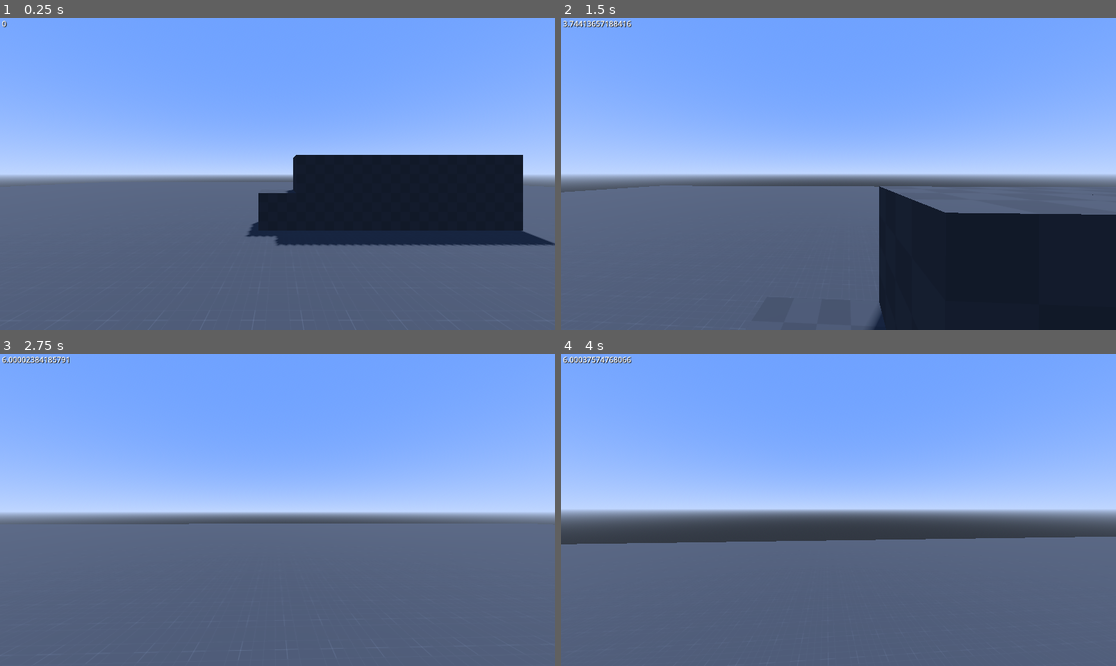
Above: before the commit, frames 1-4 (two rows, left to right).
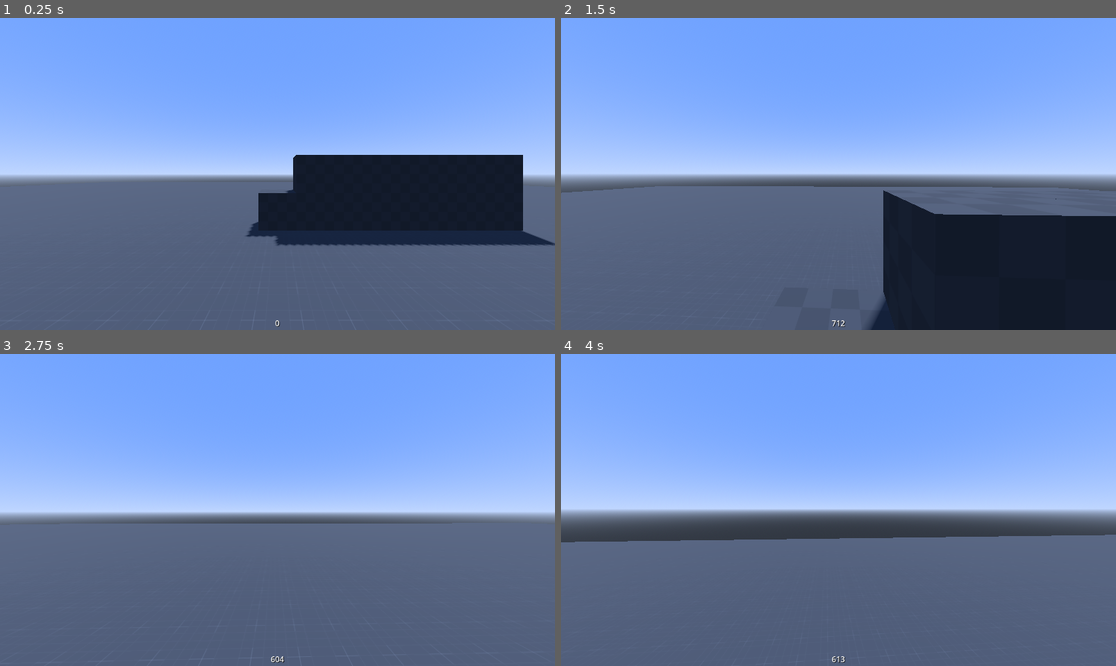
Above: after the commit, the same moments.

Repository: mvahaste/quake-like-movement-gd
Game: Godot game, scene res://Main.tscn
Two runs of this game, one before a commit and one after it. Both use one fixed random seed, a clock stepped at 60 frames per second and the inputs below.
Inputs (mouse positions are in pixels of both pictures, inside the frame that each line leads up to):
- Up to frame 1 (0.25 s): no input
- Up to frame 2 (1.5 s): tap Enter at 0.5 s; move the mouse to (866, 174) at 0.52 s; hold W (move_forward) from 0.53 s (still down); tap Space (jump) at 0.6, 0.77, 1.07, 1.35 s; move the mouse to (810, 174) at 1.27 s
- Up to frame 3 (2.75 s): keep holding W (move_forward); tap Space (jump) at 1.52, 1.82, 2.1 s; move the mouse to (288, 503) at 2.02 s
- Up to frame 4 (4 s): keep holding W (move_forward); move the mouse to (832, 516) at 2.77 s; tap Space (jump) at 2.85, 3.02, 3.32, 3.6, 3.77 s; move the mouse to (877, 513) at 3.52 s

The runs differ from the first frame. In frame 1, less than 0.1% of the frame differs, in the area x 0-51%, y 0-99%; in frame 2, 1.0%, in the area x 0-100%, y 0-100%; in frame 3, 0.3%; in frame 4, 0.8%.

Commit message:
*

Diff:
--- a/Main.tscn
+++ b/Main.tscn
@@ -37,6 +37,27 @@
 
 [node name="Box" parent="Env/Objects/Boxes" instance=ExtResource("2_2us5x")]
 transform = Transform3D(1, 0, 0, 0, 1, 0, 0, 0, 1, 0, 0.5, -5)
+
+[node name="Box16" parent="Env/Objects/Boxes" instance=ExtResource("2_2us5x")]
+transform = Transform3D(0.866025, -0.5, 0, 0.5, 0.866025, 0, 0, 0, 1, 4, -0.2, 0)
+
+[node name="Box17" parent="Env/Objects/Boxes" instance=ExtResource("2_2us5x")]
+transform = Transform3D(0.866025, -0.5, 0, 0.5, 0.866025, 0, 0, 0, 1, 5, -0.2, 0)
+
+[node name="Box18" parent="Env/Objects/Boxes" instance=ExtResource("2_2us5x")]
+transform = Transform3D(0.866025, -0.5, 0, 0.5, 0.866025, 0, 0, 0, 1, 6, -0.2, 0)
+
+[node name="Box19" parent="Env/Objects/Boxes" instance=ExtResource("2_2us5x")]
+transform = Transform3D(0.866025, -0.5, 0, 0.5, 0.866025, 0, 0, 0, 1, 7, -0.2, 0)
+
+[node name="Box20" parent="Env/Objects/Boxes" instance=ExtResource("2_2us5x")]
+transform = Transform3D(0.866025, -0.5, 0, 0.5, 0.866025, 0, 0, 0, 1, 8, -0.2, 0)
+
+[node name="Box21" parent="Env/Objects/Boxes" instance=ExtResource("2_2us5x")]
+transform = Transform3D(0.866025, -0.5, 0, 0.5, 0.866025, 0, 0, 0, 1, 9, -0.2, 0)
+
+[node name="Box22" parent="Env/Objects/Boxes" instance=ExtResource("2_2us5x")]
+transform = Transform3D(0.866025, -0.5, 0, 0.5, 0.866025, 0, 0, 0, 1, 9, -0.2, 0)
 
 [node name="Box2" parent="Env/Objects/Boxes" instance=ExtResource("2_2us5x")]
 transform = Transform3D(1, 0, 0, 0, 1, 0, 0, 0, 1, 1, 0.5, -5)
--- a/PlayerController.gd
+++ b/PlayerController.gd
@@ -10,8 +10,8 @@
 var v_max_speed: float = 6
 var v_max_air_speed: float = 0.1 * v_max_speed
 var v_accel: float = 10 * v_max_speed
-var v_gravity: float = 15
-var v_jump_velocity: float = v_gravity / 2.75
+var v_gravity: float = 20
+var v_jump_velocity: float = v_gravity / 3.25
 var v_terminal_velocity: float = v_gravity * -3
 
 var vertical_velocity: float = 0
@@ -28,14 +28,13 @@
 		$Head.rotation.x = clamp($Head.rotation.x, deg_to_rad(-89), deg_to_rad(89))
 
 	if Input.is_action_just_pressed("escape"):
-		get_tree().quit()
+		if Input.get_mouse_mode() == Input.MOUSE_MODE_VISIBLE:
+			Input.set_mouse_mode(Input.MOUSE_MODE_CAPTURED)
+		else:
+			Input.set_mouse_mode(Input.MOUSE_MODE_VISIBLE)
 
 
-func _process(_delta: float) -> void:
-	$Head/VelocityLabel.text = str(velocity.length())
-
-
-func _physics_process(delta: float) -> void:
+func _process(delta: float) -> void:
 	var forward_input: float = Input.get_action_strength("move_backward") - Input.get_action_strength("move_forward")
 	var strafe_input: float = Input.get_action_strength("move_right") - Input.get_action_strength("move_left")
 
@@ -56,16 +55,47 @@
 		if vertical_velocity >= v_terminal_velocity:
 			vertical_velocity -= v_gravity * delta
 
-		move_ground(velocity, wishdir, delta)
+		move_air(velocity, wishdir, delta)
 		print("air")
 
 	move_and_slide()
+
+	$Head/VelocityLabel.text = "%s" % round(velocity.length() * 100)
+
+
+# func _physics_process(delta: float) -> void:
+# 	var forward_input: float = Input.get_action_strength("move_backward") - Input.get_action_strength("move_forward")
+# 	var strafe_input: float = Input.get_action_strength("move_right") - Input.get_action_strength("move_left")
+
+# 	var wishdir = Vector3(strafe_input, 0, forward_input).rotated(Vector3.UP, rotation.y).normalized()
+
+# 	if self.is_on_floor():
+# 		if Input.is_action_just_pressed("jump"):
+# 			vertical_velocity = v_jump_velocity
+
+# 			move_air(velocity, wishdir, delta)
+# 			print("jump")
+# 		else:
+# 			vertical_velocity = 0
+
+# 			move_ground(velocity, wishdir, delta)
+# 			print("ground")
+# 	else:
+# 		if vertical_velocity >= v_terminal_velocity:
+# 			vertical_velocity -= v_gravity * delta
+
+# 		move_air(velocity, wishdir, delta)
+# 		print("air")
+
+# 	move_and_slide()
 
 
 func accelerate(wishdir: Vector3, input_velocity: Vector3, max_speed: float, delta: float) -> Vector3:
 	var current_speed: float = input_velocity.dot(wishdir)
 
 	var add_speed: float = clamp(max_speed - current_speed, 0, v_accel * delta)
+
+	print(max_speed)
 
 	return input_velocity + wishdir * add_speed
 
--- a/player.tscn
+++ b/player.tscn
@@ -28,9 +28,16 @@
 fov = 85.0
 
 [node name="VelocityLabel" type="Label" parent="Head"]
-offset_left = 4.0
-offset_right = 14.0
-offset_bottom = 26.0
+anchors_preset = 7
+anchor_left = 0.5
+anchor_top = 1.0
+anchor_right = 0.5
+anchor_bottom = 1.0
+offset_left = -5.0
+offset_top = -26.0
+offset_right = 5.0
+grow_horizontal = 2
+grow_vertical = 0
 size_flags_horizontal = 0
 size_flags_vertical = 0
 text = "0
